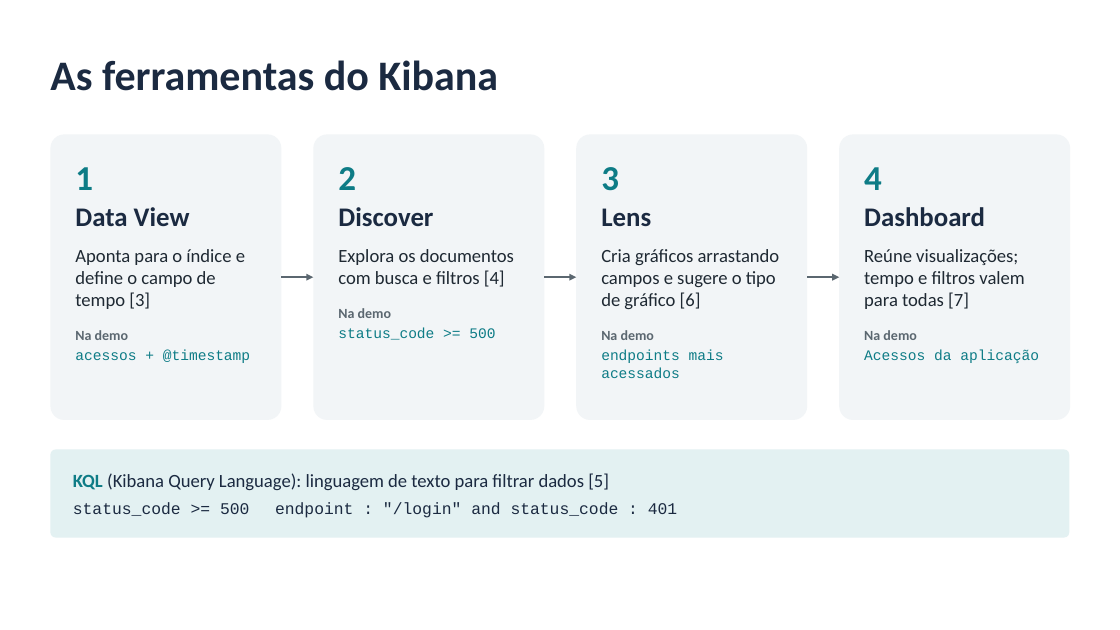
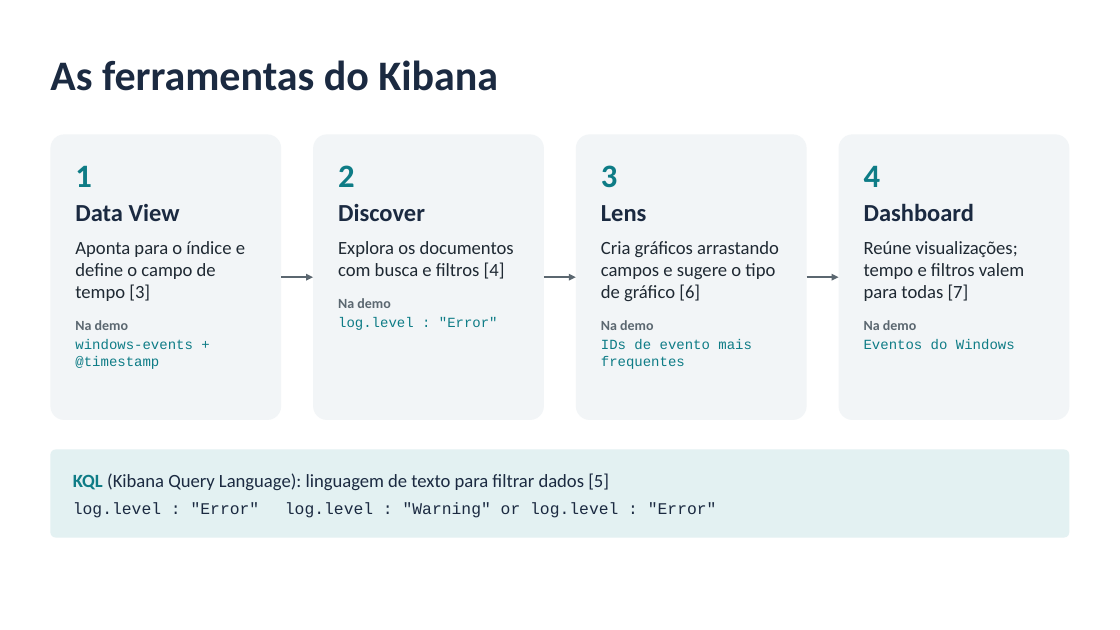
Before and after one commit to LuidyOn/Seminario_Kibana, a slide deck: slide 5 of slides/seminario_kibana.pptx. Drawn at 1120x630 pixels with LibreOffice and Linux fonts; fonts in the diff are those of the drawing. Boxes give left, top, right and bottom in pixels: in the first picture for what was removed or moved away, otherwise in the second. Text is boxed around its words. In the diff, an @@ line names an element or a change of style, - is before the commit and + after.

Commit message:
Atualiza documentação e slides para a demonstração com eventos reais
- README, conteúdo do seminário, roteiros e referências passam a
  descrever o fluxo Windows -> coletor -> Logstash -> Elasticsearch ->
  Kibana, com o que é e o que não é coletado
- Roteiro da demonstração com checklist de primeira validação no
  computador da apresentação, diagnóstico e contingência
- Apresentação regenerada: 12 slides editáveis, só com formas nativas,
  sem imagens nem dados reais

Os arquivos da demonstração anterior, com dados fictícios, permanecem
no repositório até a validação completa do novo fluxo.

```diff
--- a/slides/seminario_kibana.pptx
+++ b/slides/seminario_kibana.pptx
@@ text in rounded rectangle at bbox=[75, 165, 245, 301]: size 30 to 28 pt in "1"; size 23 to 21 pt in "Data View"; less space between paragraphs @@
@@ text in rounded rectangle at bbox=[338, 165, 514, 279]: size 30 to 28 pt in "2"; size 23 to 21 pt in "Discover"; less space between paragraphs @@
@@ text in rounded rectangle at bbox=[601, 165, 779, 301]: size 30 to 28 pt in "3"; size 23 to 21 pt in "Lens"; less space between paragraphs @@
@@ text in rounded rectangle at bbox=[864, 165, 1024, 301]: size 30 to 28 pt in "4"; size 23 to 21 pt in "Dashboard"; less space between paragraphs @@
@@ text in rounded rectangle at bbox=[338, 317, 498, 330]: text changed; size 12.5 to 12 pt @@
-status_code >= 500
+log.level : "Error"
@@ text in rounded rectangle at bbox=[75, 339, 193, 369]: text changed; size 12.5 to 12 pt @@
-acessos + @timestamp
+windows-events + @timestamp
@@ text in rounded rectangle at bbox=[601, 339, 752, 369]: text changed; size 12.5 to 12 pt @@
-endpoints mais acessados
+IDs de evento mais frequentes
@@ text in rounded rectangle at bbox=[864, 339, 1015, 349]: text changed; size 12.5 to 12 pt @@
-Acessos da aplicação
+Eventos do Windows
@@ text in rounded rectangle at bbox=[73, 502, 717, 518]: text changed @@
-status_code >= 500 endpoint : "/login" and status_code : 401
+log.level : "Error" log.level : "Warning" or log.level : "Error"
```
Also in this commit, not shown: 6 other slides changed, 5 slides added, 5 slides removed, 6 other files.
